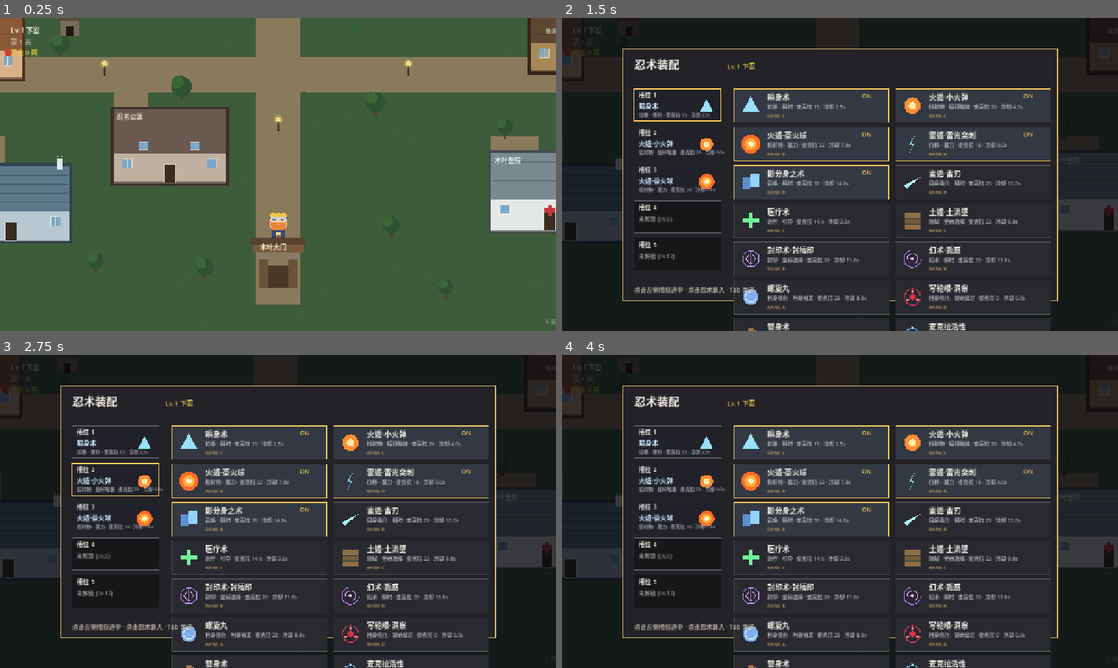
Above: before the commit, frames 1-4 (two rows, left to right).
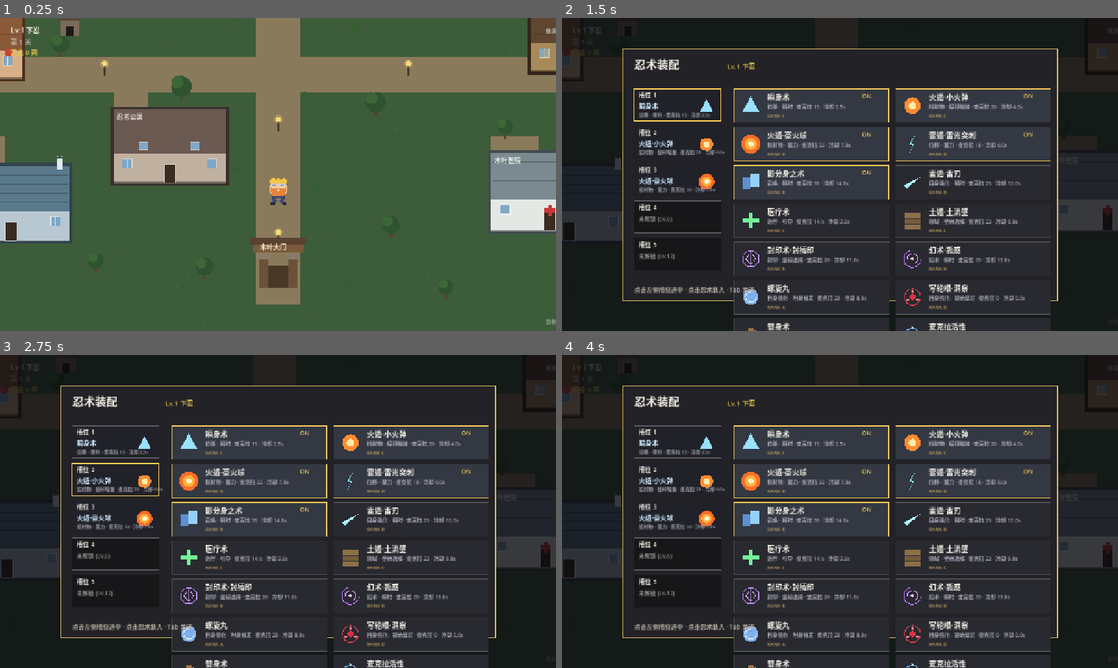
Above: after the commit, the same moments.

Repository: user-Kan123/pixel-ninja-village
Game: Godot game, scene res://scenes/village.tscn
The game is run twice, just before and just after one commit, with the same random seed, the same clock (stepped at 60 frames per second) and the same inputs.
Inputs (mouse positions are in pixels of both pictures, inside the frame that each line leads up to):
- Up to frame 1 (0.25 s): no input
- Up to frame 2 (1.5 s): tap Enter at 0.5 s; move the mouse to (962, 158) at 0.52 s; hold D 0.53-1.28 s; tap Tab at 0.6 s; click (962, 158) at 0.67 s; tap Space at 1.25 s; move the mouse to (728, 190) at 1.27 s; hold S from 1.28 s (still down); tap 1 at 1.35 s; click (728, 190) at 1.42 s
- Up to frame 3 (2.75 s): tap Enter at 2 s; move the mouse to (333, 442) at 2.02 s; release S at 2.03 s; hold D from 2.03 s (still down); tap 2 at 2.1 s; click (333, 442) at 2.17 s
- Up to frame 4 (4 s): tap Space at 2.75 s; move the mouse to (812, 574) at 2.77 s; release D at 2.78 s; hold W 2.78-3.53 s; tap 3 at 2.85 s; click (812, 574) at 2.92 s; tap Enter at 3.5 s; move the mouse to (1006, 558) at 3.52 s; hold A from 3.53 s (still down); tap 4 at 3.6 s; click (1006, 558) at 3.67 s

The runs differ from the first frame. In frame 1, 0.4% of the frame differs, in the area x 48-100%, y 51-98%; in frame 2, 0.1%; in frame 3, 0.1%; in frame 4, 0.1%.

Commit message:
mouse-follow movement: walk toward the cursor, stand still when the cursor is on the character
Movement: _move_input() now derives its direction from (mouse_world - global_position) instead of reading WASD. Dead zone is 24px (cursor roughly on the sprite, which is ~42px wide); outside it the speed ramps linearly to full over 60px with a 35% floor so the character never crawls. WASD still works and overlays on top for fine positioning.

Casting: sealing / aim / charge / ground-target / channel now all share a single 30% move multiplier (previously 35/70/30/50/20%). With mouse-follow, aiming at a distant target would otherwise drag the player across the arena at 70% speed.

Facing: added face_dir. The direction indicator previously fell back to a hardcoded direction whenever the mouse sat on the character, which under mouse-follow is the normal resting state and would have flickered constantly.

Walk animation now plays whenever the character is actually moving (was MOVE-state only), so moving at 30% while casting no longer slides without leg animation.

Selftest: added mouse_sticky, which pins mouse_world to the player so the character stands still. Headless fixes get_global_mouse_position() at the screen origin, so under mouse-follow the player sprinted to the map corner and every position-sensitive assertion broke (enemy attacks, rasengan).

Selftest additions: deterministic assertions on the movement curve (full speed far away, floor speed just outside the dead zone, smooth ramp in between, zero inside it), facing retention while the cursor rests on the character, and sticky mode. The rasengan test now locates the orb via _orb_pos() instead of re-deriving its position from the real mouse.

Docs: hud/village control hints and the README control table describe the new scheme; README documents the movement constants.

Headless verification: --import clean, selftest prints SELFTEST OK, village.tscn runs 240 frames with no script errors.

Diff:
--- a/data/strings.json
+++ b/data/strings.json
@@ -53,7 +53,7 @@
     "hud.ground_hint": "点击放置 · 再按同键取消",
     "hud.channel_hint": "引导治疗中… · 松开结束",
     "hud.orb_hint": "接触敌人引爆 · 到时间消散",
-    "hud.controls": "WASD 移动 · 左键 攻击 · 右键 苦无 · 1-5 忍术 · Tab 装配 · E 交互 · R 重来",
+    "hud.controls": "鼠标 移动（贴着人物站住） · 左键 攻击/确认 · 右键 苦无 · 1-5 忍术 · Tab 装配 · E 交互 · R 重来",
     "hud.dead": "你被击倒了 · 按 R 重新开始",
     "hud.locked": "未解锁",
     "loadout.title": "忍术装配",
@@ -61,7 +61,7 @@
     "loadout.slot": "槽位",
     "loadout.cost": "查克拉",
     "loadout.cooldown": "冷却",
-    "village.hint": "E 交互 · Tab 装配 · 任务看板接任务后，到南侧大门出发",
+    "village.hint": "鼠标 移动（贴着人物站住） · E 交互 · Tab 装配 · 任务看板接任务后，到南侧大门出发",
     "village.board": "任务看板",
     "village.gate": "训练场入口",
     "village.shrine": "休息处（保存进度）",
--- a/scripts/player.gd
+++ b/scripts/player.gd
@@ -21,6 +21,12 @@
 const KUNAI_MAX := 8
 const KUNAI_RECHARGE := 4.0
 
+## 鼠标跟随移动（主操作方式）
+const MOUSE_DEAD_ZONE := 24.0   ## 鼠标离人物多近算"站住"（贴到身上即停）
+const MOUSE_SLOW_BAND := 60.0   ## 死区外这一段距离内线性加速到全速
+const MOUSE_MIN_SPEED := 0.35   ## 刚出死区时的最低速度比例，避免龟速蹭
+const CAST_MOVE_MULT := 0.3     ## 施法期间（结印/瞄准/蓄力/选坐标/引导）移动速度比例
+
 const MAX_LEVEL := 20
 ## 5 个忍术槽各自的解锁等级（前三个 1 级即可用）
 const SLOT_UNLOCK_LEVELS := [1, 1, 1, 6, 12]
@@ -122,6 +128,12 @@
 var slash_heavy := false
 var dead := false
 var mouse_world := Vector2.ZERO
+## 当前朝向（鼠标压在人物身上不动时会保持上一次朝向，避免指示三角疯狂翻转）
+var face_dir := Vector2.RIGHT
+## 让鼠标"粘"在玩家身上（等价于鼠标压在人物身上 → 站住）。
+## 无头自检必须开：headless 下 get_global_mouse_position() 固定在屏幕原点，
+## 不粘住的话玩家会一路朝地图左上角狂奔，站位类断言全部失效。也可当调试开关用。
+var mouse_sticky := false
 
 ## 走路动画
 var walk_frame := 0
@@ -273,8 +285,16 @@
 		_end_channel()
 
 
+## 移动输入：返回方向向量（长度 0~1）。
+## 主操作是**鼠标跟随**：人物朝鼠标方向走，越靠近鼠标越慢，鼠标贴到身上（≤ MOUSE_DEAD_ZONE）即站住。
+## WASD 仍然有效，与鼠标方向叠加，用于微调走位。
 func _move_input() -> Vector2:
 	var v := Vector2.ZERO
+	var to_mouse := mouse_world - global_position
+	var d := to_mouse.length()
+	if d > MOUSE_DEAD_ZONE:
+		var w := clampf((d - MOUSE_DEAD_ZONE) / MOUSE_SLOW_BAND, MOUSE_MIN_SPEED, 1.0)
+		v = to_mouse / d * w
 	if Input.is_physical_key_pressed(KEY_W):
 		v.y -= 1.0
 	if Input.is_physical_key_pressed(KEY_S):
@@ -286,10 +306,20 @@
 	return v.limit_length(1.0)
 
 
+## 朝向更新：鼠标离得够远才转向；压在人物身上（站住时）保持上一次朝向，
+## 否则指示三角会在鼠标压住人物的一瞬间跳到默认方向、疯狂翻转。
+func _update_face() -> void:
+	var to_mouse := mouse_world - global_position
+	if to_mouse.length() > MOUSE_DEAD_ZONE * 0.5:
+		face_dir = to_mouse.normalized()
+
+
 # ---------------------------------------------------------------- 主循环
 
 func _physics_process(delta: float) -> void:
-	mouse_world = get_global_mouse_position()
+	## 鼠标跟随：粘住时鼠标恒等于人物位置 → _move_input() 恒为 0 → 站住
+	mouse_world = global_position if mouse_sticky else get_global_mouse_position()
+	_update_face()
 	for id in jutsu_cd:
 		jutsu_cd[id] = maxf(float(jutsu_cd[id]) - delta, 0.0)
 	if not dead:
@@ -320,16 +350,9 @@
 				desired = attack_dir * float(attack_step.get("lunge", 0.0))
 			else:
 				desired = _move_input() * MOVE_SPEED * 0.45
-		State.SEALING:
-			desired = _move_input() * MOVE_SPEED * 0.35
-		State.AIM:
-			desired = _move_input() * MOVE_SPEED * 0.7
-		State.CHARGE:
-			desired = _move_input() * MOVE_SPEED * 0.3
-		State.GROUND:
-			desired = _move_input() * MOVE_SPEED * 0.5
-		State.CHANNEL:
-			desired = _move_input() * MOVE_SPEED * 0.2
+		State.SEALING, State.AIM, State.CHARGE, State.GROUND, State.CHANNEL:
+			## 施法期间统一降到三成：鼠标追随时，瞄准远处目标不会被自己带着狂奔
+			desired = _move_input() * MOVE_SPEED * CAST_MOVE_MULT
 		State.DEAD:
 			pass
 	velocity = desired + knockback_velocity
@@ -356,7 +379,8 @@
 
 
 func _update_walk(delta: float) -> void:
-	if not dead and state == State.MOVE and velocity.length() > 40.0:
+	## 只要在动就迈腿（施法期间的三成速度移动、攻击前冲也算），站住则归位第一帧
+	if not dead and velocity.length() > 40.0:
 		walk_anim_t += delta
 		if walk_anim_t >= 0.13:
 			walk_anim_t = 0.0
@@ -934,10 +958,8 @@
 	if invuln_timer > 0.0:
 		cfg["alpha"] = 0.5
 	PixelArt.draw_ninja(self, NINJA_ANCHOR, cfg, walk_frame, 3.0)
-	## 朝向指示（小三角）
-	var aim := (mouse_world - global_position).normalized()
-	if aim == Vector2.ZERO:
-		aim = Vector2.RIGHT
+	## 朝向指示（小三角）：用 face_dir，鼠标压在人物身上站住时保持上一次朝向
+	var aim := face_dir
 	var perp := Vector2(-aim.y, aim.x)
 	draw_colored_polygon(PackedVector2Array([
 		aim * 24.0 + perp * 4.0, aim * 31.0, aim * 24.0 - perp * 4.0,
--- a/tests/selftest.gd
+++ b/tests/selftest.gd
@@ -44,6 +44,7 @@
 		_fail("主场景未生成玩家")
 		_finish()
 		return
+	_bind_player()
 	_check(Data.jutsu_list.size() == 15, "忍术表数量不是 15：%d" % Data.jutsu_list.size())
 	_check(Data.missions.size() == 3, "任务表数量不是 3：%d" % Data.missions.size())
 	_clear_enemies()
@@ -59,6 +60,7 @@
 	await _test_enemy_attacks()
 	await _test_growth()
 	_test_loadout()
+	_test_mouse_move()
 	_test_flow_save()
 	await _test_mission_hunt()
 	await _test_mission_collect()
@@ -175,14 +177,12 @@
 	player._try_cast_jutsu("rasengan", 0)
 	await _frames(3)
 	_check(player.orb_active, "螺旋丸未生成丸子")
-	var dummy := _spawn(0, player.global_position + Vector2(40.0, 0.0))
+	## 假人先放在远处：丸子挂在玩家身上 24 像素处，放太近会在采样基准血量前就被引爆
+	var dummy := _spawn(0, player.global_position + Vector2(400.0, 0.0))
 	await _frames(2)
 	var hp_before: float = dummy.hp
-	## headless 里鼠标固定在屏幕原点：把假人放到丸子实际所在的位置
-	var mpos: Vector2 = player.get_global_mouse_position()
-	var to_m: Vector2 = mpos - player.global_position
-	var dir: Vector2 = to_m.normalized() if to_m.length() > 1.0 else Vector2.RIGHT
-	dummy.global_position = player.global_position + dir * 26.0
+	## 把假人搬到丸子实际所在位置（_orb_pos() 就是游戏放置丸子用的同一个函数）
+	dummy.global_position = player._orb_pos()
 	await _frames(10)
 	_check(not player.orb_active, "螺旋丸接触后未引爆")
 	_check(dummy.hp < hp_before or dummy.dead, "螺旋丸未造成伤害")
@@ -458,9 +458,52 @@
 	add_child(game)
 	await _frames(5)
 	player = game.player
+	_bind_player()
 
 
 # ---------------------------------------------------------------- 收尾
+
+## 鼠标跟随移动：远处全速朝鼠标 → 近处减速 → 贴到身上站住。
+## 注意 _move_input() 读的是 player.mouse_world（不是直接读真实鼠标），所以可以确定性断言；
+## 但 _physics_process 每帧会覆写 mouse_world，因此断言必须在同一帧内同步做完，不能 await。
+func _test_mouse_move() -> void:
+	## 本函数手工喂 mouse_world，先关掉"粘住模式"
+	player.mouse_sticky = false
+	var origin: Vector2 = player.global_position
+	## 远处：满速朝鼠标方向
+	player.mouse_world = origin + Vector2(400.0, 0.0)
+	var far: Vector2 = player._move_input()
+	_check(absf(far.length() - 1.0) < 0.01, "鼠标在远处时未按全速移动：%.3f" % far.length())
+	_check(far.x > 0.99 and absf(far.y) < 0.01, "鼠标在右侧时移动方向不对：%s" % str(far))
+	## 刚出死区：降到最低速度比例
+	player.mouse_world = origin + Vector2(Player.MOUSE_DEAD_ZONE + 1.0, 0.0)
+	var edge: Vector2 = player._move_input()
+	_check(absf(edge.length() - Player.MOUSE_MIN_SPEED) < 0.05,
+		"刚出死区未降到最低速度：%.3f（期望 %.2f）" % [edge.length(), Player.MOUSE_MIN_SPEED])
+	## 死区外中段：速度介于最低与全速之间（验证是线性加速而不是二段跳变）
+	player.mouse_world = origin + Vector2(Player.MOUSE_DEAD_ZONE + Player.MOUSE_SLOW_BAND * 0.5, 0.0)
+	var mid: float = player._move_input().length()
+	_check(mid > Player.MOUSE_MIN_SPEED + 0.05 and mid < 0.95, "死区外中段速度未平滑加速：%.3f" % mid)
+	## 鼠标压在人物身上 / 与人物重合：站住
+	player.mouse_world = origin + Vector2(8.0, 0.0)
+	_check(player._move_input().length() == 0.0, "鼠标贴着人物时未站住")
+	player.mouse_world = origin
+	_check(player._move_input().length() == 0.0, "鼠标与人物重合时未站住")
+	## 朝向保持：鼠标压在人物身上时 face_dir 不应被重置（_update_face 只读 mouse_world，可确定性断言）
+	player.face_dir = Vector2.LEFT
+	player.mouse_world = origin + Vector2(6.0, 0.0)
+	player._update_face()
+	_check(player.face_dir == Vector2.LEFT, "鼠标贴住人物时朝向被改动了：%s" % str(player.face_dir))
+	player.mouse_world = origin + Vector2(300.0, 0.0)
+	player._update_face()
+	_check(player.face_dir.x > 0.99, "鼠标拉远后朝向未更新：%s" % str(player.face_dir))
+	player.face_dir = Vector2.RIGHT
+	## 恢复粘住模式：鼠标恒等于人物位置 → 恒站住（后续测试依赖玩家不乱跑）
+	player.mouse_sticky = true
+	player._physics_process(1.0 / 60.0)
+	_check(player.mouse_world == player.global_position, "粘住模式下鼠标未跟随人物")
+	_check(player._move_input().length() == 0.0, "粘住模式下人物未站住")
+
 
 func _test_death() -> void:
 	Flow.mission_id = ""
@@ -487,6 +530,13 @@
 	add_child(game)
 	await _frames(3)
 	player = game.player
+	_bind_player()
+
+
+## 接管新生成的玩家：把鼠标粘在身上，否则 headless 下鼠标固定在屏幕原点，
+## 玩家会一路朝左上角狂奔，任何"站在原地"的断言都会失效。
+func _bind_player() -> void:
+	player.mouse_sticky = true
 
 
 func _spawn(kind: int, pos: Vector2) -> EnemyBase:
Not shown, changed: README.md
